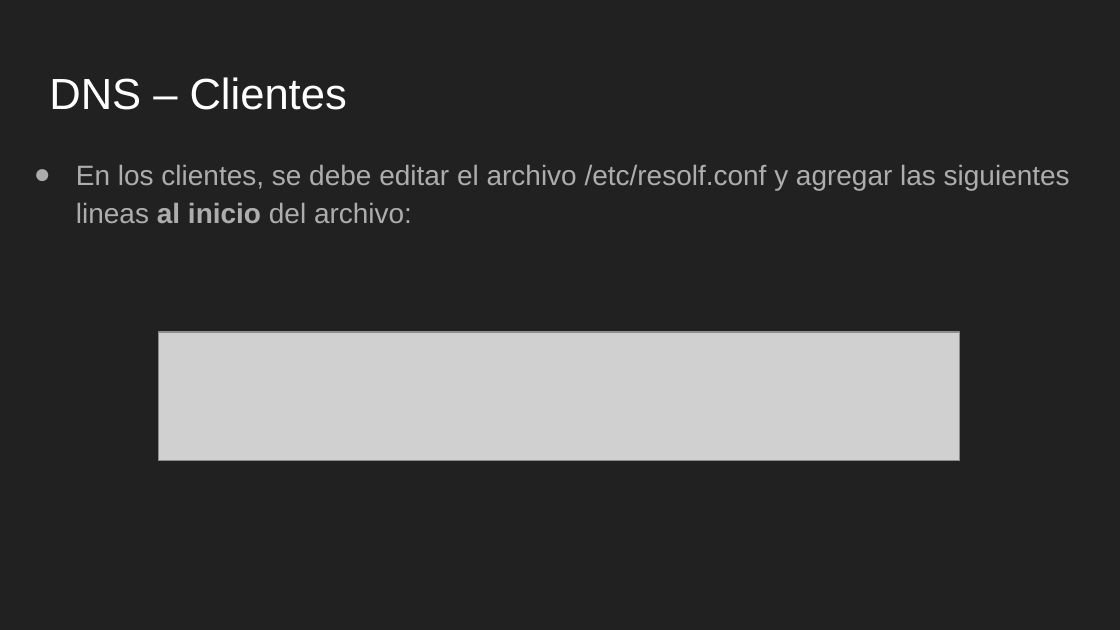
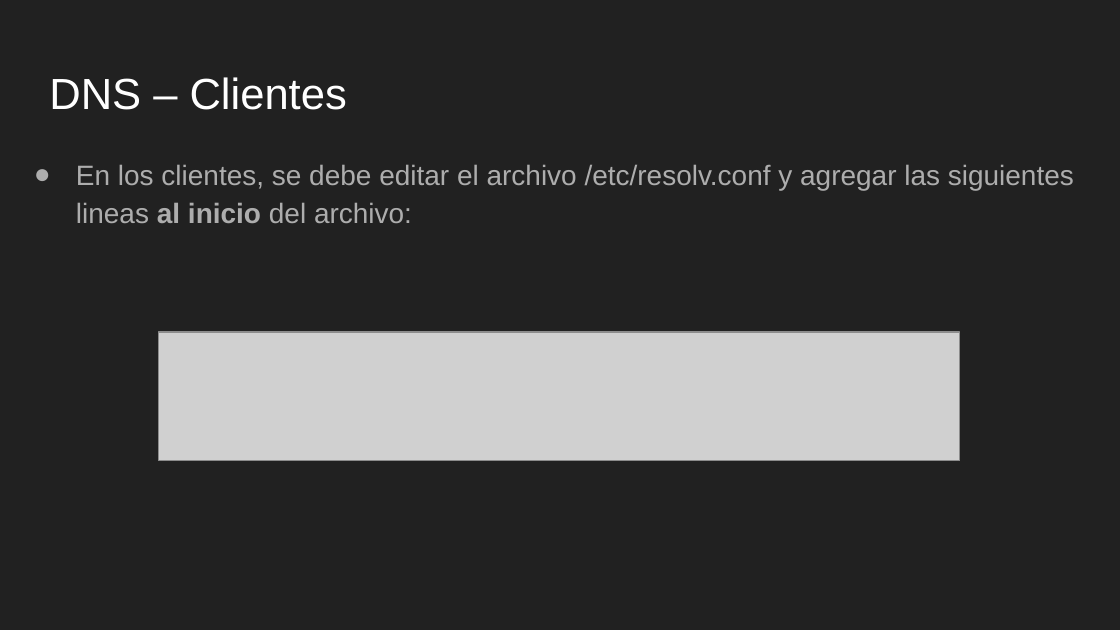
Before and after one commit to tabris2015/LNX102_103, a slide deck: slide 42 of slides/Sesion9.odp. Drawn at 1120x630 pixels with LibreOffice and Linux fonts; fonts in the diff are those of the drawing; grey boxes stand for pictures. Boxes give left, top, right and bottom in pixels: in the first picture for what was removed or moved away, otherwise in the second. Text is boxed around its words. In the diff, an @@ line names an element or a change of style, - is before the commit and + after.

```diff
--- a/slides/Sesion9.odp
+++ b/slides/Sesion9.odp
@@ text at bbox=[76, 164, 1074, 223]: text changed @@
-● En los clientes, se debe editar el archivo /etc/resolf.conf y agregar las siguientes lineas al inicio del archivo:
+● En los clientes, se debe editar el archivo /etc/resolv.conf y agregar las siguientes lineas al inicio del archivo:
```
Also in this commit, not shown: 1 other slide changed, 5 other files.
